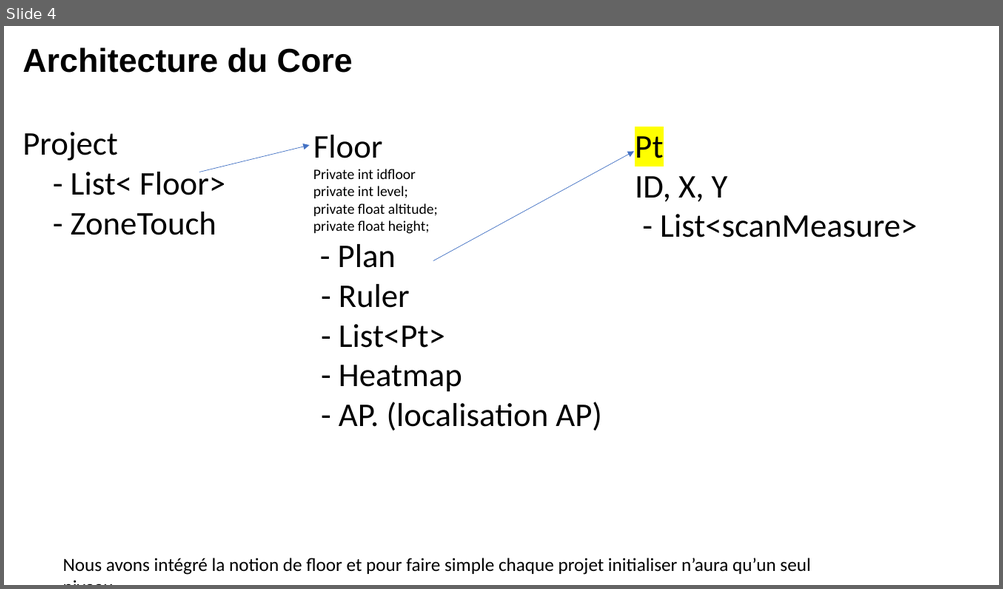
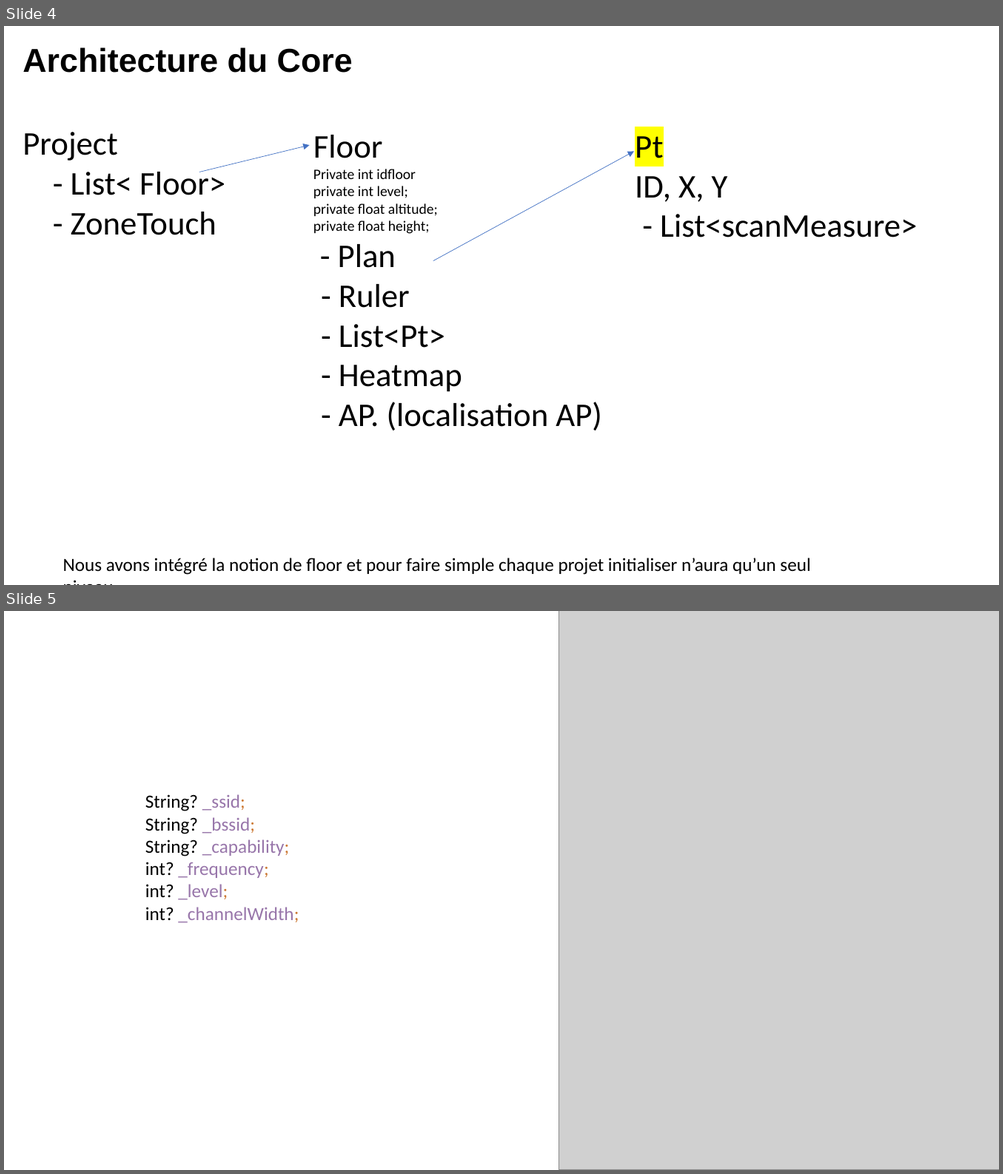
Before and after one commit to mboti/wanda_survey, a slide deck: doc/Algos.pptx. Shown one above the other, each under a label of ours: slide 4 before the commit, slides 4 and 5 after it. The pictures are 1003x589 and 1003x1174 pixels, drawn with LibreOffice and Linux fonts; fonts in the diff are those of the drawing; grey boxes stand for pictures. Boxes give left, top, right and bottom in pixels: in the first picture for what was removed or moved away, otherwise in the second. Text is boxed around its words. In the diff, an @@ line names an element or a change of style, - is before the commit and + after.

```diff
--- a/doc/Algos.pptx
+++ b/doc/Algos.pptx
@@ slide 5 added at box(4, 611, 999, 1170), background #FFFFFF @@
@@ picture added at box(558, 611, 999, 1170) @@
@@ text added at box(145, 795, 299, 923), 18 pt, text #9876AA @@
+String? _ssid;
+String? _bssid;
+String? _capability;
+int? _frequency;
+int? _level;
+int? _channelWidth;
```
Also in this commit, not shown: 1 slide removed, 3 other files.
